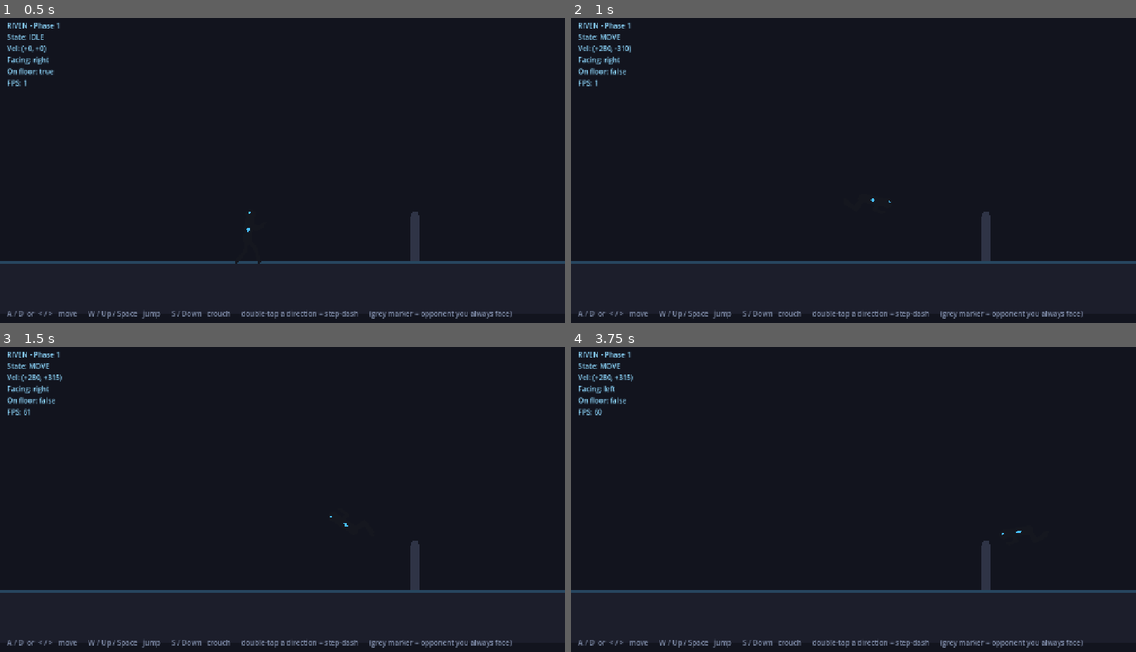
Above: before the commit, frames 1-4 (two rows, left to right).
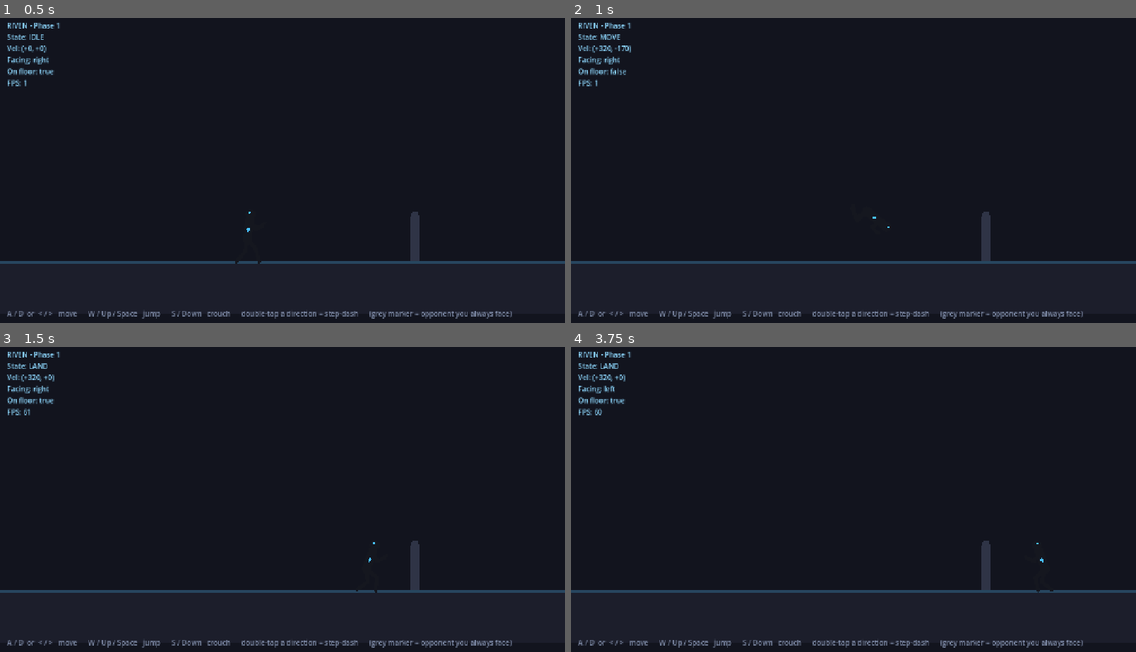
Above: after the commit, the same moments.

Repository: RJL-Marquez/RIVEN
Game: Godot game, scene res://scenes/Arena.tscn
Two runs of this game, one before a commit and one after it. Both use one fixed random seed, a clock stepped at 60 frames per second and the inputs below.
Inputs:
- Up to frame 1 (0.5 s): no input
- Up to frame 2 (1 s): tap Enter at 0.5 s; hold D (move_right) from 0.53 s (still down); tap J (attack) at 0.6 s; tap W (jump) at 0.77 s
- Up to frame 3 (1.5 s): keep holding D (move_right); tap L (block) at 1.35 s
- Up to frame 4 (3.75 s): tap W (jump) at 1.52, 3.02 s; release D (move_right) at 2.03 s; hold A (move_left) 2.03-2.78 s; hold S (crouch) 2.03-2.78 s; tap Space at 2.75 s; hold D (move_right) from 2.78 s (still down); tap K (kick) at 2.85 s; tap I (magic) at 3.6 s

Frame 1 is identical in both runs. In frame 2, less than 0.1% of the frame differs, in the area x 5-57%, y 9-69%; in frame 3, 0.2%; in frame 4, 0.2%, in the area x 5-86%, y 5-81%.

Commit message:
Phase 1: stance strafe + reworked flips/rolls/handspring
- Walk is now a fighting-stance strafe: hold the staggered guard stance with
  small quick shuffle steps instead of a full walk stride.
- Back handspring rotates about the body mid-point (flips in place, travels
  via velocity) and clamps the lowest end to the ground, so it passes through
  a true hands-down handstand with no clipping and no teleport.
- Rolls rotate about the center of gravity as a compact tuck and travel via
  velocity, instead of hinging at the feet and clipping.
- Air flips (j+f / j+b) sped up (lower, snappier arc).
- Double-forward lunge made larger (more travel and reach).

Co-Authored-By: Claude Opus 4.8 <noreply@anthropic.com>

Diff:
--- a/actors/fighter/fighter_rig.gd
+++ b/actors/fighter/fighter_rig.gd
@@ -23,15 +23,15 @@
 const SHIN := 30.0
 
 # Walk gait (distance-phased so feet track the ground instead of skating).
-const WALK_STEP_LEN := 18.0   # body px advanced per radian of gait
-const WALK_STRIDE := 26.0     # foot forward/back reach
-const WALK_LIFT := 14.0       # swing-foot lift height
+const WALK_STEP_LEN := 12.0   # body px advanced per radian of gait
+const WALK_STRIDE := 8.0      # small shuffle reach (stance strafe)
+const WALK_LIFT := 4.0        # low shuffle lift
 
 # Spinning dashes (roll/flip) rotate about the feet then lift by this length *
 # max(0, -cos(angle)) so the leading end rides the ground and nothing clips
 # below it. FLIP_LEN = feet-to-overhead-hands; ROLL_LEN = tuck radius.
 const FLIP_LEN := 132.0
-const ROLL_LEN := 56.0
+const ROLL_R := 34.0          # tuck radius for center-pivot rolls
 
 # name, parent (""=rig root), pos (offset from parent origin), rest angle (deg),
 # limb length, limb width. Leg bone rotations are overridden each frame by IK.
@@ -79,16 +79,21 @@
 	_update_gait()
 
 	if _anim == "handspring":
-		# Back handspring: spin about the feet, then lift so the leading end
-		# (overhead hands) rides the ground and the body never clips below it.
+		# Back handspring: rotate about the body mid-point (flips in place
+		# instead of swinging off a pinned foot) and clamp the lowest end to the
+		# ground, so it passes through a true hands-down handstand with no clip
+		# and no teleport. Travel comes from the move's velocity.
 		rotation = _spin
-		position.y = -FLIP_LEN * maxf(0.0, -cos(_spin))
+		var half := FLIP_LEN * 0.5
+		position = Vector2(-half * sin(_spin), -FLIP_LEN * maxf(0.0, -cos(_spin)))
 		bones["pelvis"].position.y = -54.0
 		_handspring_legs()
 	elif _anim == "roll":
+		# Compact ball rotating about its center of gravity; travel from velocity.
 		rotation = _spin
-		position.y = -ROLL_LEN * maxf(0.0, -cos(_spin))
-		bones["pelvis"].position.y = -34.0
+		var rc := Vector2(0.0, -ROLL_R)
+		position = rc - rc.rotated(_spin)
+		bones["pelvis"].position.y = -ROLL_R
 		_tuck_legs()
 	elif _anim == "airflip":
 		# Airborne somersault: rotate the body about its own center (the body is
@@ -158,8 +163,8 @@
 
 func _tuck_legs() -> void:
 	for side in ["front", "back"]:
-		bones["upper_leg_" + side].rotation = rest_rot["upper_leg_" + side] + deg_to_rad(-45.0)
-		bones["lower_leg_" + side].rotation = rest_rot["lower_leg_" + side] + deg_to_rad(90.0)
+		bones["upper_leg_" + side].rotation = rest_rot["upper_leg_" + side] + deg_to_rad(-55.0)
+		bones["lower_leg_" + side].rotation = rest_rot["lower_leg_" + side] + deg_to_rad(110.0)
 
 func _handspring_legs() -> void:
 	# Near-straight legs with a slight knee, for an arched handspring line.
@@ -184,9 +189,9 @@
 	match anim:
 		"walk":
 			return {
-				"hip": 50.0 - 1.5 * cos(_walk_phase * 2.0),  # subtle bob
-				"front": _step_foot(_walk_phase),
-				"back": _step_foot(_walk_phase + PI),
+				"hip": 52.0,
+				"front": Vector2(20, 0) + _step_foot(_walk_phase),
+				"back": Vector2(-20, 0) + _step_foot(_walk_phase + PI),
 			}
 		"prejump":
 			return {"hip": 38.0, "front": Vector2(24, 0), "back": Vector2(-22, 0)}
@@ -199,7 +204,7 @@
 		"land":
 			return {"hip": 42.0, "front": Vector2(16, 0), "back": Vector2(-16, 0)}
 		"lunge":
-			return {"hip": 44.0, "front": Vector2(34, 0), "back": Vector2(-30, 0)}
+			return {"hip": 42.0, "front": Vector2(38, 0), "back": Vector2(-32, 0)}
 		_:  # idle — bladed fighting stance: staggered feet, angled legs
 			return {"hip": 52.0, "front": Vector2(27, 0), "back": Vector2(-25, 0)}
 
@@ -262,13 +267,13 @@
 				"lower_arm_front": -112.0,
 			}
 		"roll":
-			# Tuck into a ball.
-			return {
-				"torso": 26.0,
-				"upper_arm_back": -70.0,
-				"lower_arm_back": -110.0,
-				"upper_arm_front": -70.0,
-				"lower_arm_front": -110.0,
+			# Curl tightly into a ball (head tucked toward the knees).
+			return {
+				"torso": 130.0,
+				"upper_arm_back": -60.0,
+				"lower_arm_back": -120.0,
+				"upper_arm_front": -60.0,
+				"lower_arm_front": -120.0,
 			}
 		_:  # idle — hands-up fighting guard + subtle breathing
 			var br := sin(t * 2.2) * 2.0
--- a/actors/fighter/moves/air_flip.tres
+++ b/actors/fighter/moves/air_flip.tres
@@ -5,9 +5,9 @@
 [resource]
 script = ExtResource("1_1sabt")
 kind = "airflip"
-speed = 280.0
+speed = 320.0
 time = 0.0
 recovery = 0.1
-up = 560.0
+up = 420.0
 spin = 1.0
 anim = "airflip"
--- a/actors/fighter/moves/lunge.tres
+++ b/actors/fighter/moves/lunge.tres
@@ -5,7 +5,6 @@
 [resource]
 script = ExtResource("1_qqion")
 kind = "lunge"
-speed = 360.0
-time = 0.18
-recovery = 0.14
+time = 0.22
+recovery = 0.16
 anim = "lunge"
--- a/tools/make_dash_styles.gd
+++ b/tools/make_dash_styles.gd
@@ -8,9 +8,9 @@
 func _initialize() -> void:
 	DirAccess.make_dir_recursive_absolute(DIR)
 	#     file         kind          speed  time  recov  up     spin  anim
-	_save("lunge",      "lunge",      360.0, 0.18, 0.14,  0.0,   0.0,  "lunge")
+	_save("lunge",      "lunge",      480.0, 0.22, 0.16,  0.0,   0.0,  "lunge")
 	_save("handspring", "handspring", 300.0, 0.50, 0.12,  0.0,   1.0,  "handspring")
-	_save("air_flip",   "airflip",    280.0, 0.0,  0.10,  560.0, 1.0,  "airflip")
+	_save("air_flip",   "airflip",    320.0, 0.0,  0.10,  420.0, 1.0,  "airflip")
 	_save("roll_fwd",   "roll",       420.0, 0.30, 0.12,  0.0,   1.0,  "roll")
 	_save("roll_back",  "roll",       450.0, 0.24, 0.10,  0.0,   1.0,  "roll")
 	print("RIVEN moves saved")
